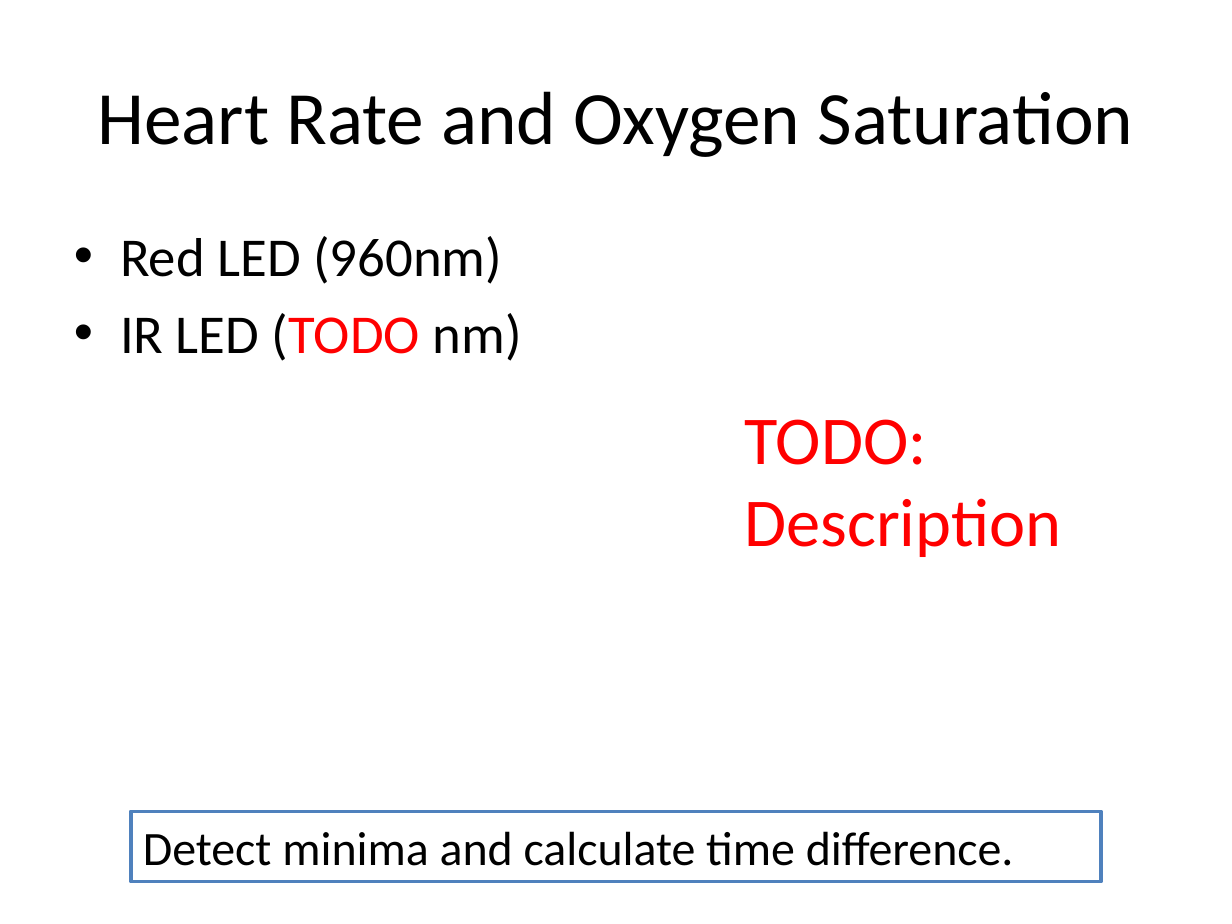
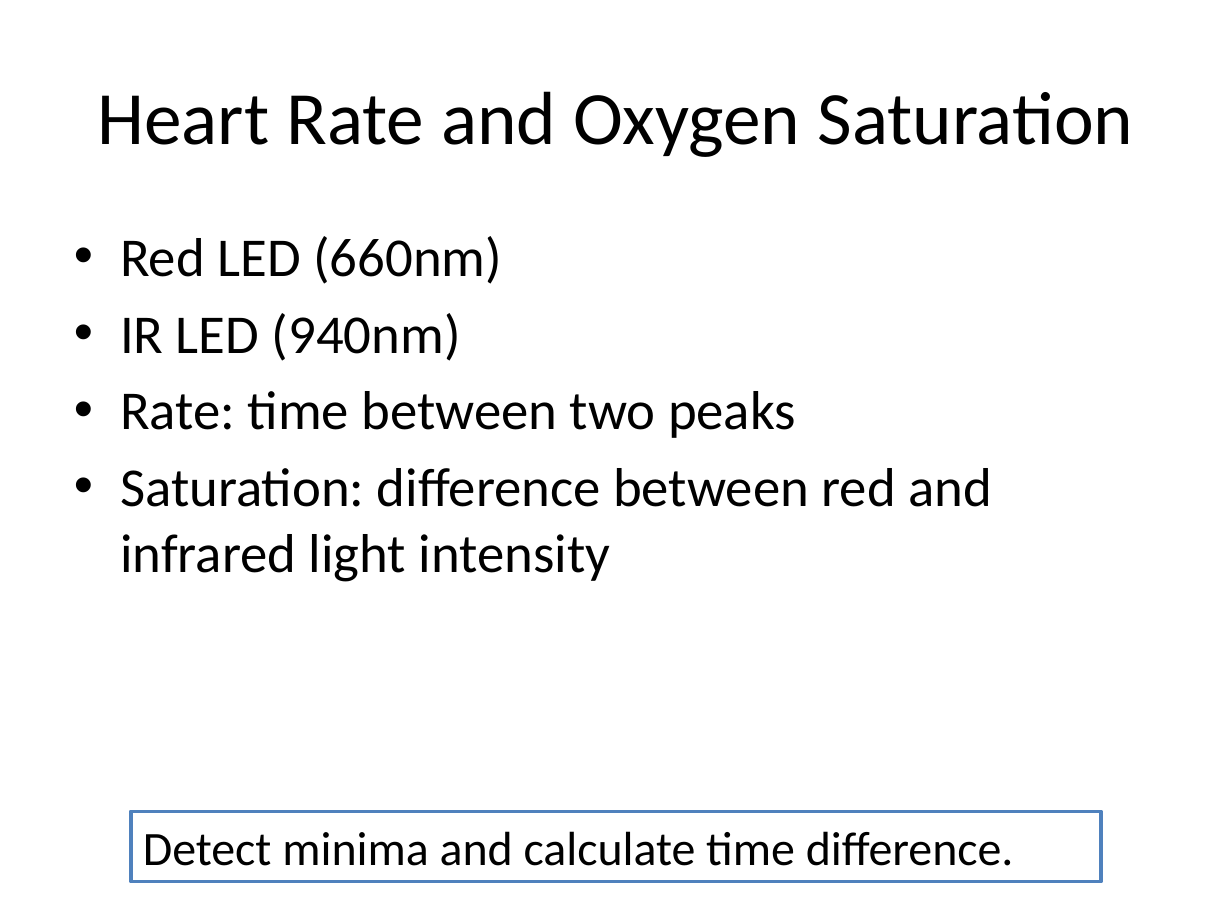
Before and after one commit to UbiquitousComputingSS14/Documentation, a slide deck: slide 4 of res/HeartRateMonitor.pptx. Drawn at 1232x924 pixels with LibreOffice and Linux fonts; fonts in the diff are those of the drawing. Boxes give left, top, right and bottom in pixels: in the first picture for what was removed or moved away, otherwise in the second. Text is boxed around its words. In the diff, an @@ line names an element or a change of style, - is before the commit and + after.

Commit message:
completed presentation

```diff
--- a/res/HeartRateMonitor.pptx
+++ b/res/HeartRateMonitor.pptx
@@ text at (120, 236, 992, 582): text changed @@
-• Red LED (960nm)
-• IR LED (TODO nm)
+• Red LED (660nm)
+• IR LED (940nm)
+• Rate: time between two peaks
+• Saturation: difference between red and infrared light intensity
@@ text removed at (744, 419, 1061, 557) @@
-TODO:
-Description
```
Also in this commit, not shown: 1 other slide changed, 3 other files.
